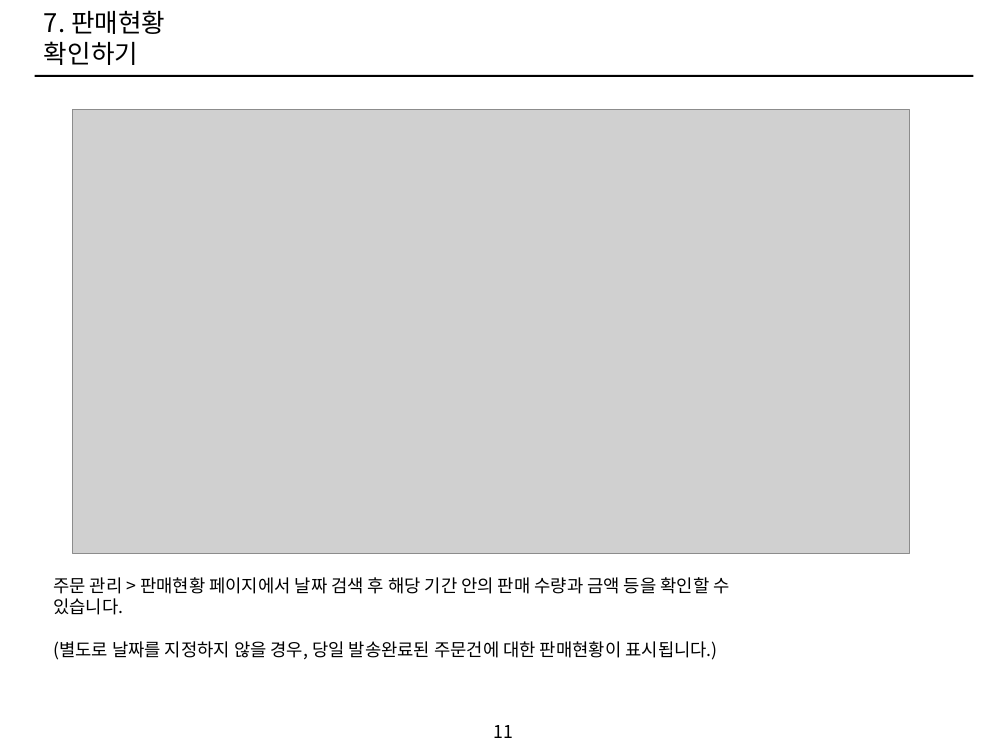
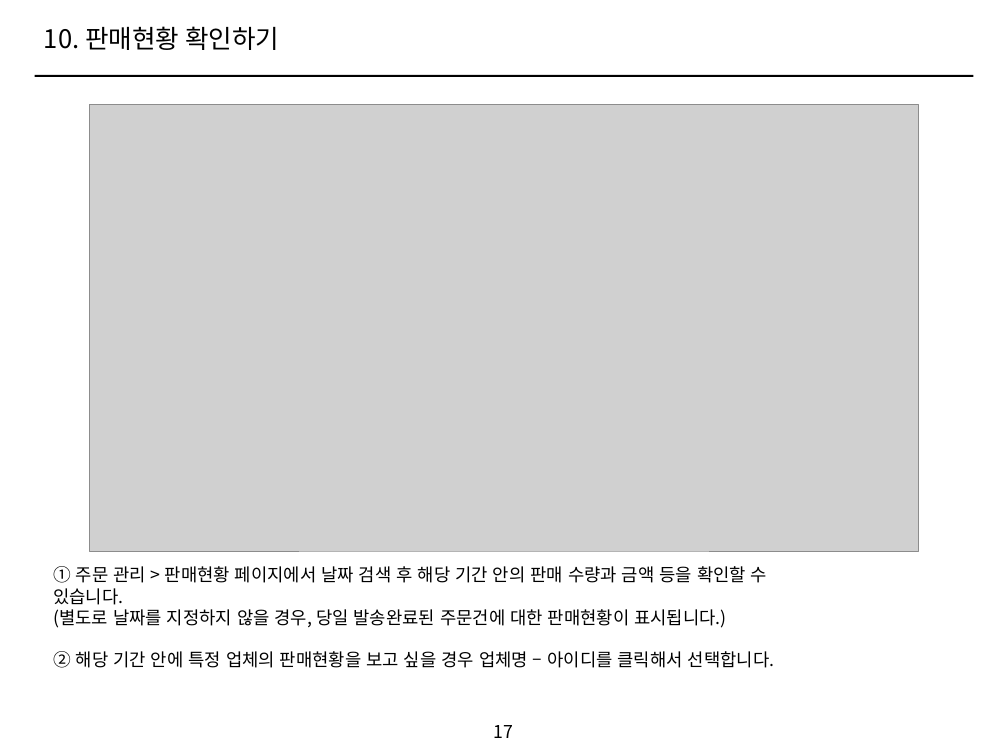
Before and after one commit to ethanjoh/SOHO-market, a slide deck: slide 17 of manual.pptx (slide 11 before the commit). Drawn at 1008x756 pixels with LibreOffice and Linux fonts; fonts in the diff are those of the drawing; grey boxes stand for pictures. Boxes give left, top, right and bottom in pixels: in the first picture for what was removed or moved away, otherwise in the second. Text is boxed around its words. In the diff, an @@ line names an element or a change of style, - is before the commit and + after.

```diff
--- a/manual.pptx
+++ b/manual.pptx
@@ text at (44,26,279,50): text changed @@
-7. 판매현황 확인하기
+10. 판매현황 확인하기
@@ picture: place and size @@
-picture at (73,109,910,554)
+picture at (89,104,919,551)
@@ text "① 주문 관리 > 판매현황 ...": place and size @@
-text "① 주문 관리 > 판매현황 ..." at (53,577,729,660)
+text "① 주문 관리 > 판매현황 ..." at (53,566,774,668)
@@ text at (53,566,767,605): text changed @@
-주문 관리 > 판매현황 페이지에서 날짜 검색 후 해당 기간 안의 판매 수량과 금액 등을 확인할 수 있습니다.
+① 주문 관리 > 판매현황 페이지에서 날짜 검색 후 해당 기간 안의 판매 수량과 금액 등을 확인할 수 있습니다.
@@ text at (53,651,774,668): paragraph added @@
+② 해당 기간 안에 특정 업체의 판매현황을 보고 싶을 경우 업체명 – 아이디를 클릭해서 선택합니다.
@@ page number at (494,725,514,738): text changed @@
-11
+17
```
Also in this commit, not shown: 18 other slides changed, 6 slides added, 2 slides removed, 5 other files.
